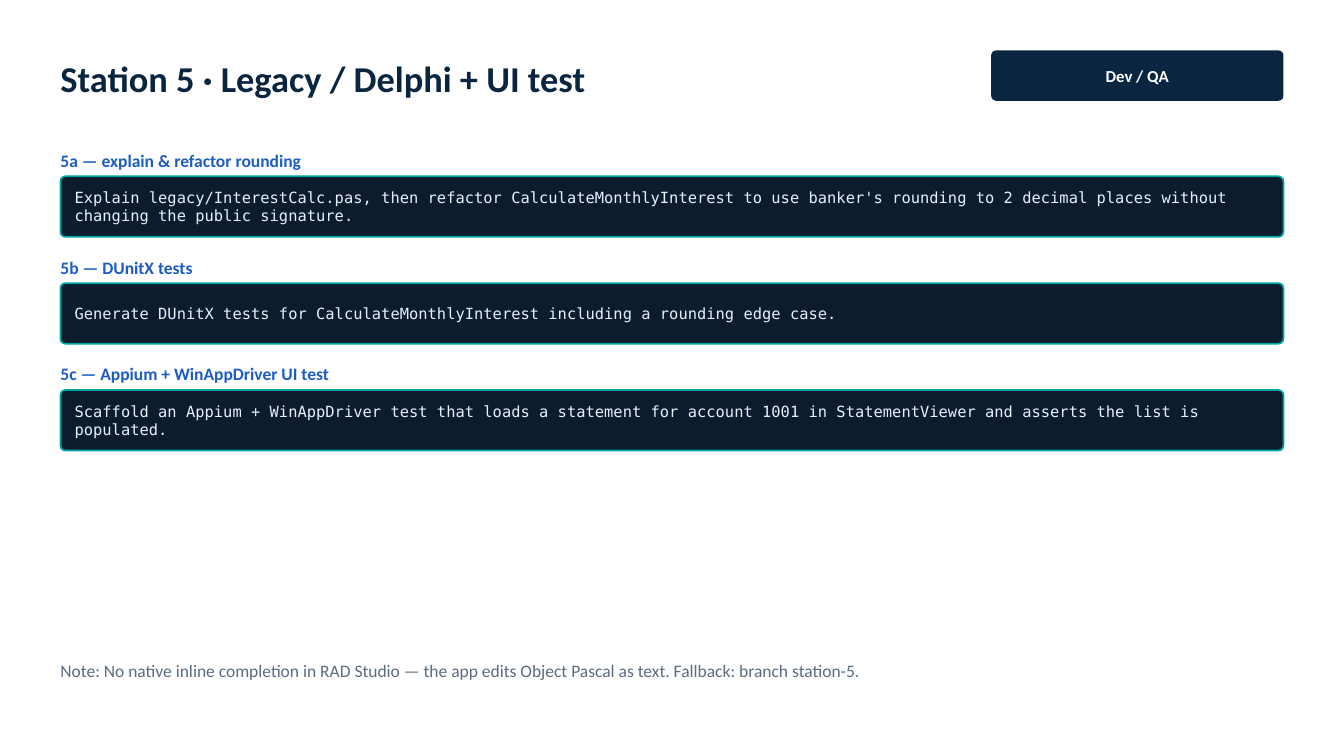
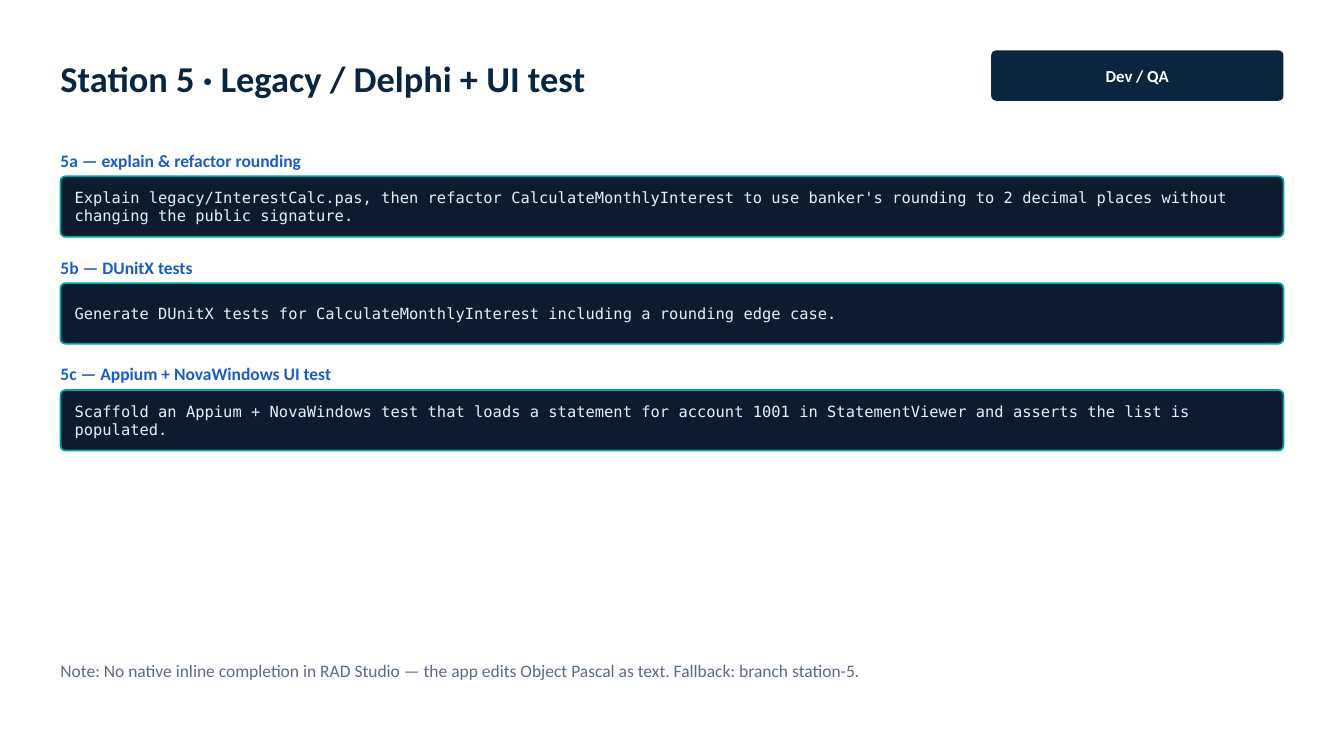
Before and after one commit to amilos/agentic-coding-101, a slide deck: slide 23 of slides/agentic-coding-101.pptx. Drawn at 1344x756 pixels with LibreOffice and Linux fonts; fonts in the diff are those of the drawing. Boxes give left, top, right and bottom in pixels: in the first picture for what was removed or moved away, otherwise in the second. Text is boxed around its words. In the diff, an @@ line names an element or a change of style, - is before the commit and + after.

```diff
--- a/slides/agentic-coding-101.pptx
+++ b/slides/agentic-coding-101.pptx
@@ text at box(60, 367, 331, 383): text changed @@
-5c — Appium + WinAppDriver UI test
+5c — Appium + NovaWindows UI test
@@ text at box(75, 405, 1190, 439): text changed @@
-Scaffold an Appium + WinAppDriver test that loads a statement for account 1001 in StatementViewer and asserts the list is populated.
+Scaffold an Appium + NovaWindows test that loads a statement for account 1001 in StatementViewer and asserts the list is populated.
```
Also in this commit, not shown: 6 other slides changed, 14 other files.
